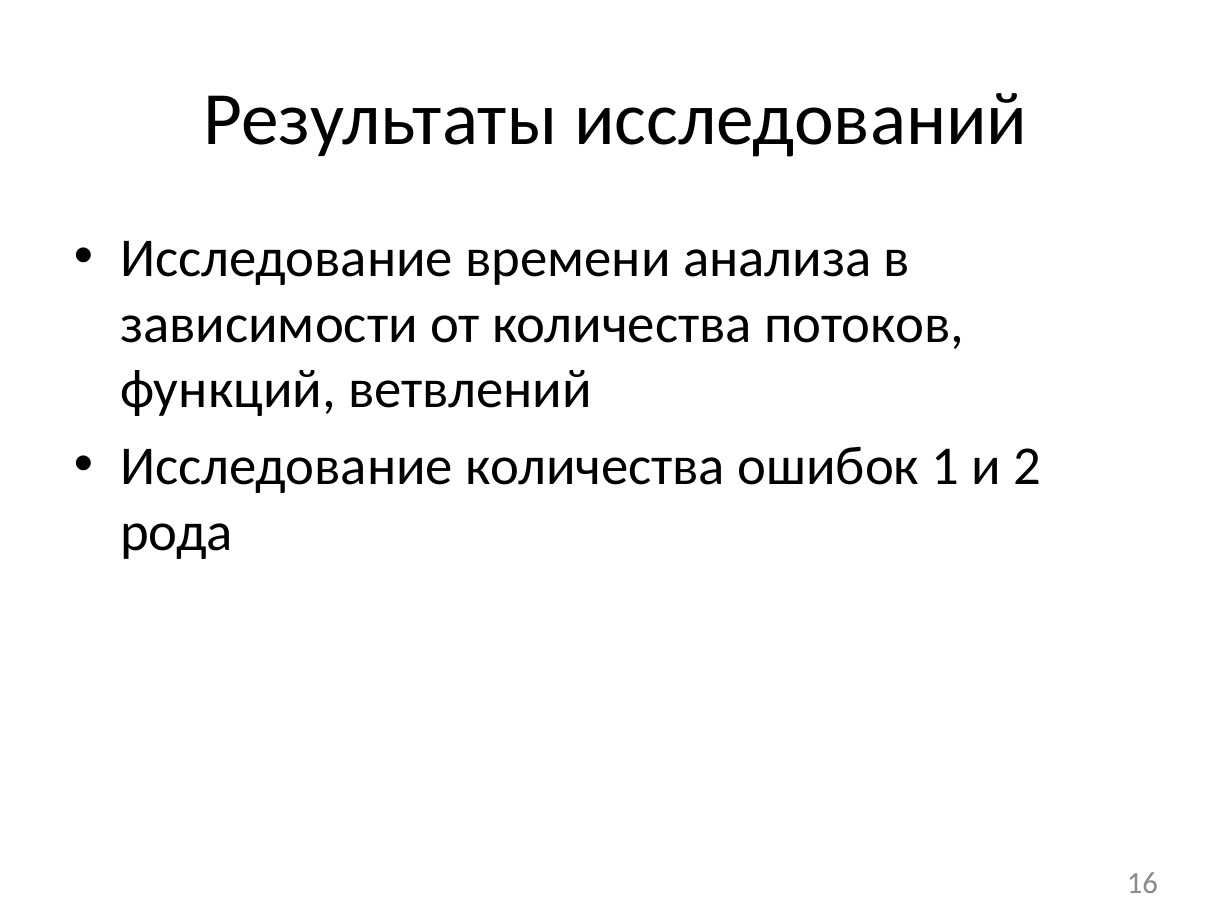
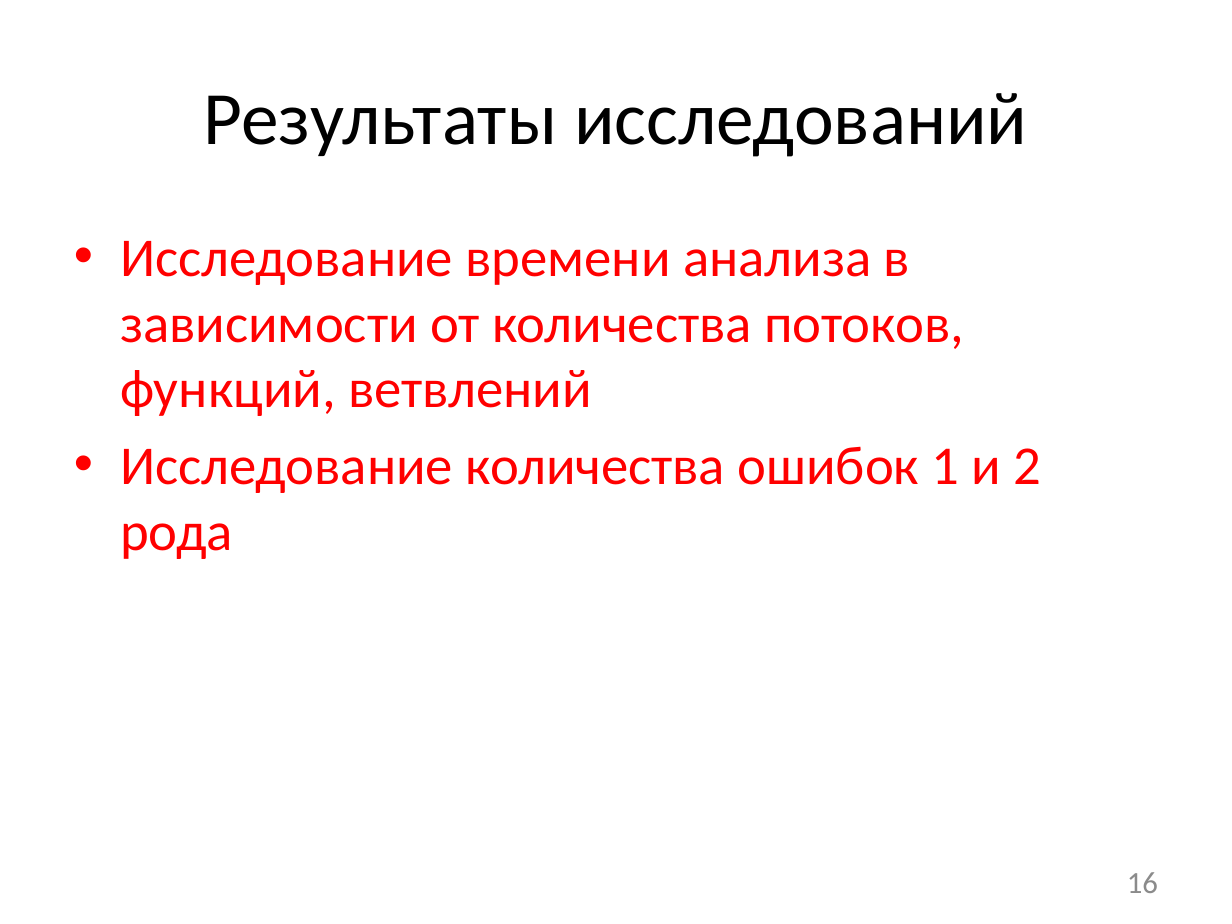
Before and after one commit to afrolovskiy/diplom, a slide deck: slide 16 of presentations/diplom/static race detection.pptx. Drawn at 1232x924 pixels with LibreOffice and Linux fonts; fonts in the diff are those of the drawing. Boxes give left, top, right and bottom in pixels: in the first picture for what was removed or moved away, otherwise in the second. Text is boxed around its words. In the diff, an @@ line names an element or a change of style, - is before the commit and + after.

```diff
--- a/presentations/diplom/static race detection.pptx
+++ b/presentations/diplom/static race detection.pptx
@@ text "Исследование времени анализа в зависимости ..." at bbox=[120, 241, 1042, 559]: text colour #000000 to #FF0000 @@
```
Also in this commit, not shown: 3 other slides changed, 5 other files.
